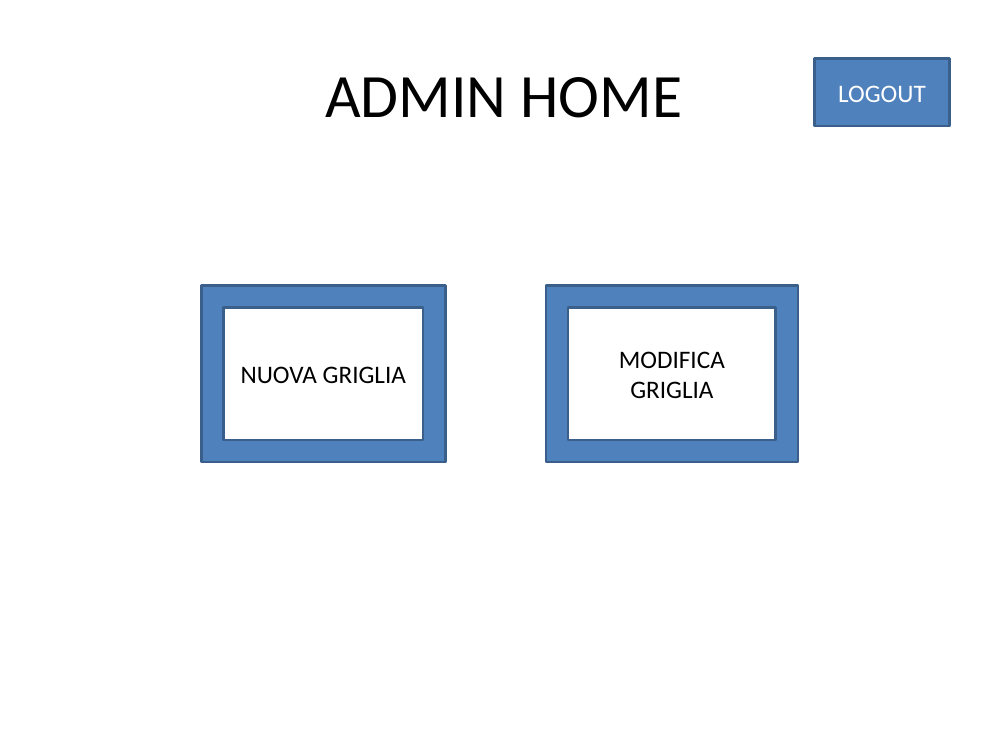
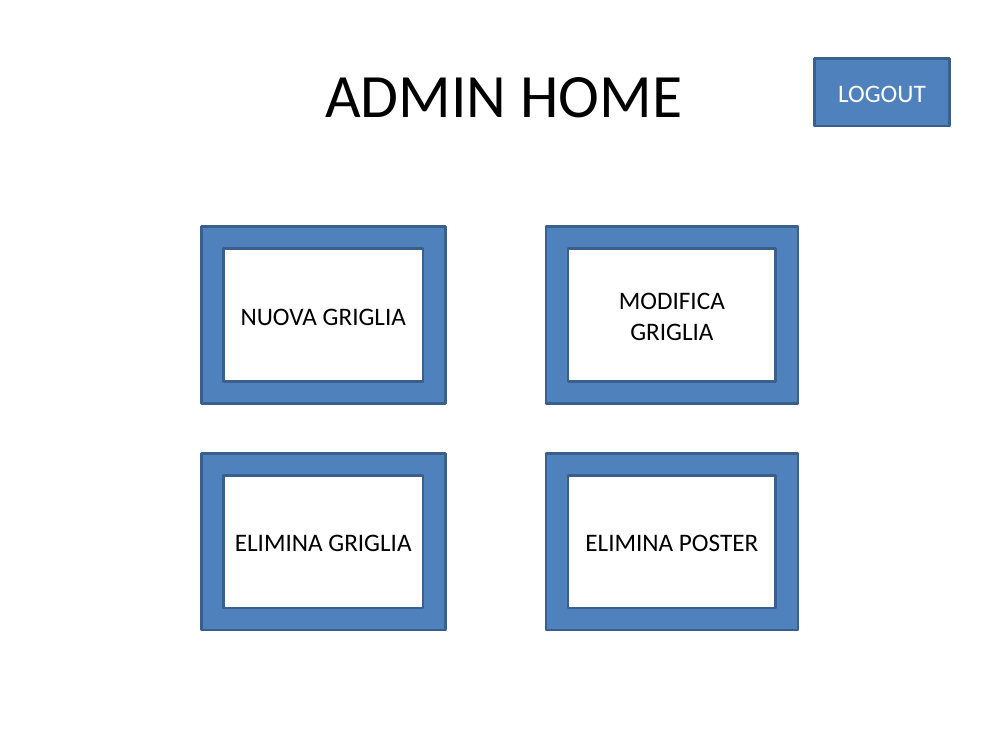
Before and after one commit to skimdz86/prototaips, a slide deck: slide 5 of Immagini/LABHCI-Pagine.pptx. Drawn at 1008x756 pixels with LibreOffice and Linux fonts; fonts in the diff are those of the drawing. Boxes give left, top, right and bottom in pixels: in the first picture for what was removed or moved away, otherwise in the second. Text is boxed around its words. In the diff, an @@ line names an element or a change of style, - is before the commit and + after.

```diff
--- a/Immagini/LABHCI-Pagine.pptx
+++ b/Immagini/LABHCI-Pagine.pptx
@@ frame "NUOVA GRIGLIA": place and size @@
-frame "NUOVA GRIGLIA" at <box>202,285,446,462</box>
+frame "NUOVA GRIGLIA" at <box>202,227,446,403</box>
@@ frame "MODIFICA GRIGLIA": place and size @@
-frame "MODIFICA GRIGLIA" at <box>546,285,798,462</box>
+frame "MODIFICA GRIGLIA" at <box>546,227,798,403</box>
@@ frame added at <box>202,454,446,630</box>, fill #4F81BD, outline #3A5F8C 2 pt, 18 pt, text #000000 @@
+ELIMINA GRIGLIA
@@ frame added at <box>546,454,798,630</box>, fill #4F81BD, outline #3A5F8C 2 pt, 18 pt, text #000000 @@
+ELIMINA POSTER
```
Also in this commit, not shown: 14 other slides changed, 4 slides added.
